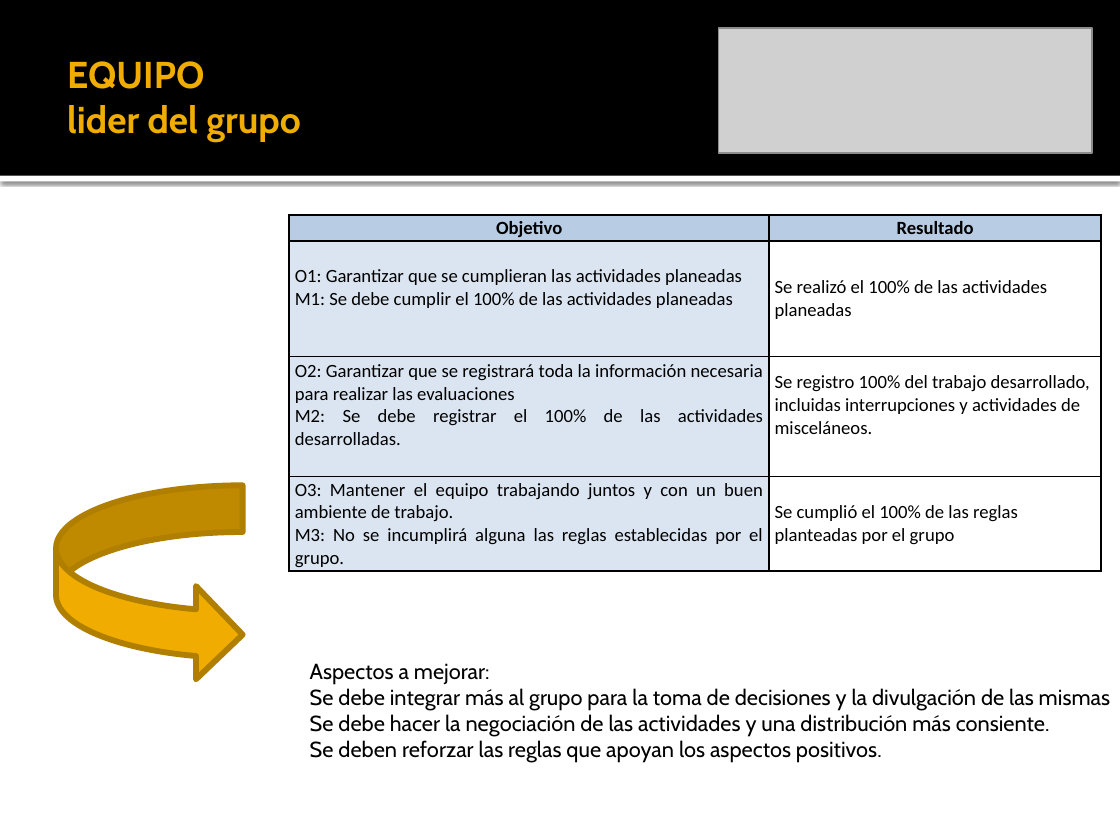
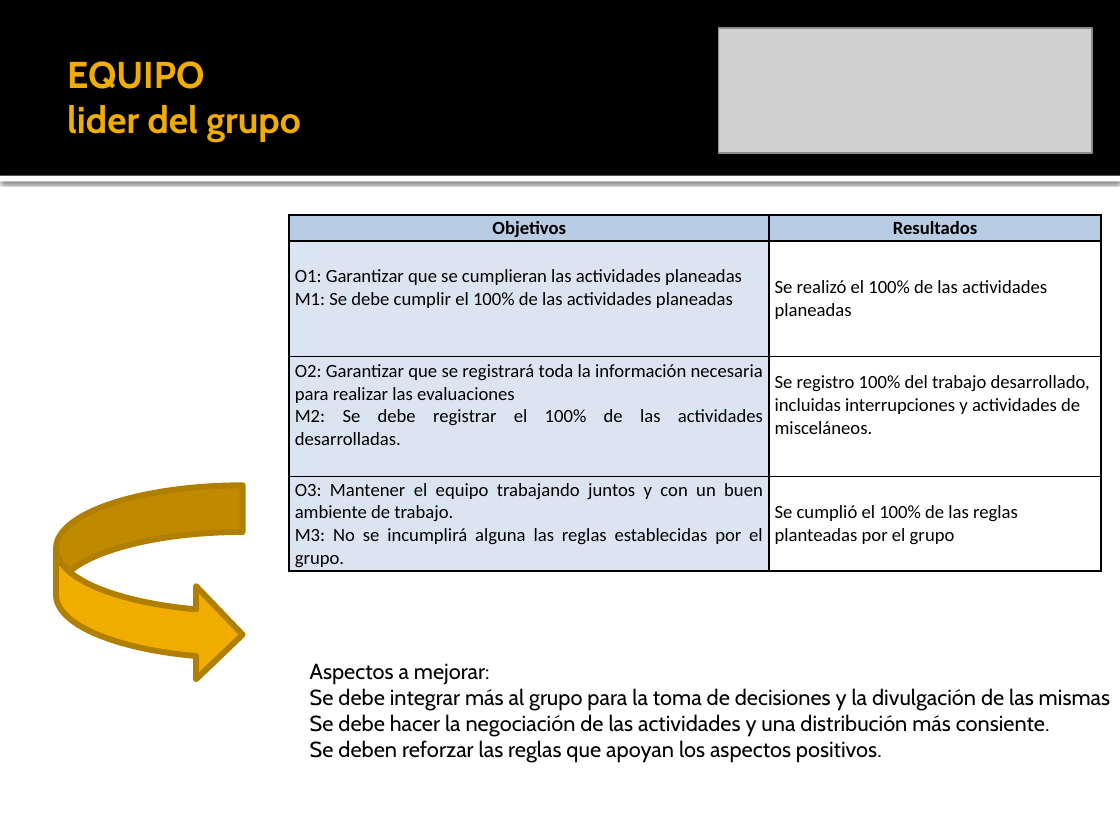
Before and after one commit to leseroth/ingenium-managment, a slide deck: slide 11 of CSOF5101 Ingeniera de Software/TSP/0330PostMortemTSPCiclo3.pptx (slide 10 before the commit). Drawn at 1120x840 pixels with LibreOffice and Linux fonts; fonts in the diff are those of the drawing; grey boxes stand for pictures. Boxes give left, top, right and bottom in pixels: in the first picture for what was removed or moved away, otherwise in the second. Text is boxed around its words. In the diff, an @@ line names an element or a change of style, - is before the commit and + after.

```diff
--- a/CSOF5101 Ingeniera de Software/TSP/0330PostMortemTSPCiclo3.pptx
+++ b/CSOF5101 Ingeniera de Software/TSP/0330PostMortemTSPCiclo3.pptx
@@ table at [289, 215, 1101, 571] @@
-row 1, column 1: Objetivo
+row 1, column 1: Objetivos
-row 1, column 2: Resultado
+row 1, column 2: Resultados
```
Also in this commit, not shown: 6 other slides changed, 3 slides added.
